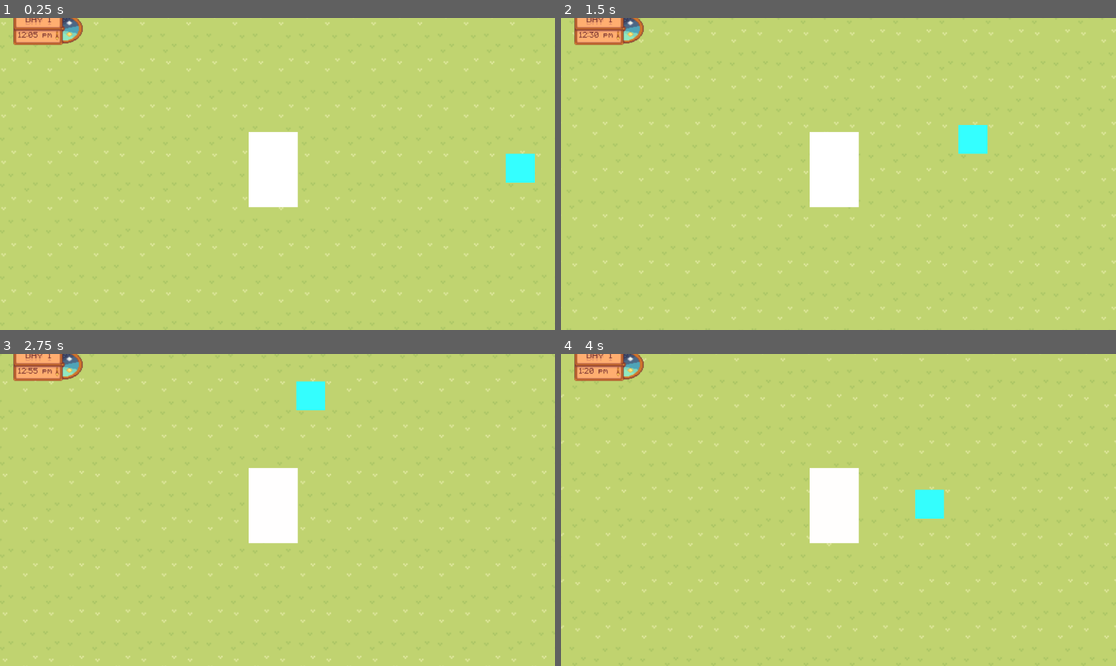
Above: before the commit, frames 1-4 (two rows, left to right).
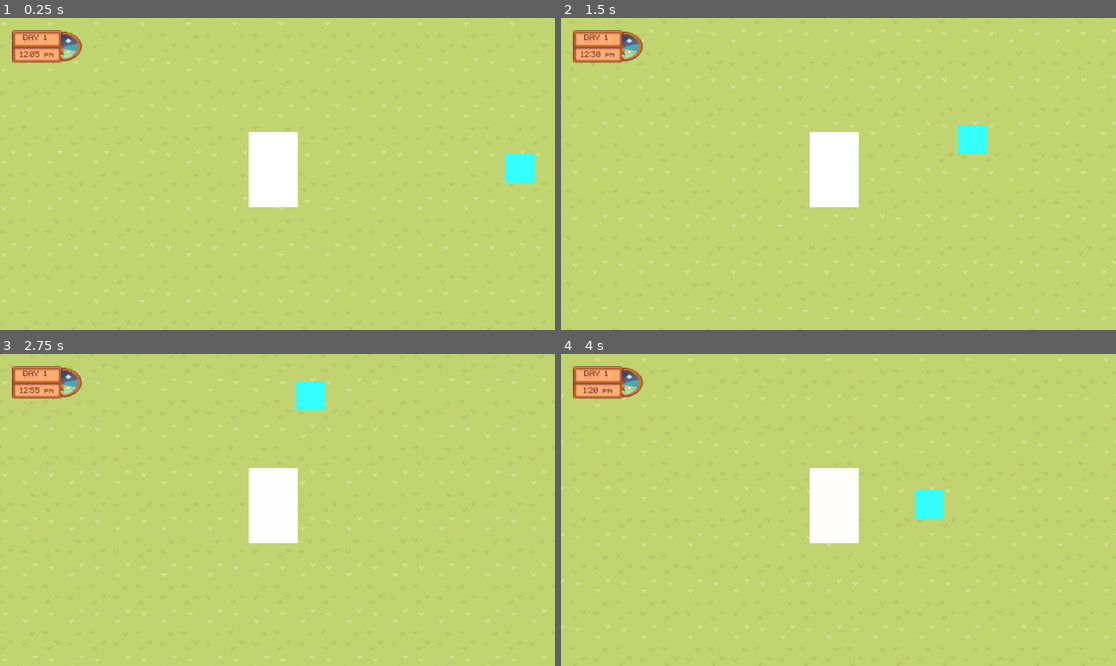
Above: after the commit, the same moments.

Repository: Johncakes/Project-J-J
Game: Godot game, scene res://Scenes/Main.tscn
Same seed, same stepped clock (60 frames per second), same inputs: the game is played once before the commit and once after it.
Inputs:
- Up to frame 1 (0.25 s): no input
- Up to frame 2 (1.5 s): hold Right (ui_right) 0.53-1.28 s; hold Down (ui_down) from 1.28 s (still down)
- Up to frame 3 (2.75 s): release Down (ui_down) at 2.03 s; hold Right (ui_right) from 2.03 s (still down)
- Up to frame 4 (4 s): release Right (ui_right) at 2.78 s; hold Up (ui_up) 2.78-3.53 s; hold Left (ui_left) from 3.53 s (still down)

The runs differ from the first frame. In frame 1, 1.6% of the frame differs, in the area x 2-15%, y 0-15%; in frame 2, 1.6%; in frame 3, 1.6%; in frame 4, 1.6%.

Commit message:
ui udate

Diff:
--- a/Scenes/Main.tscn
+++ b/Scenes/Main.tscn
@@ -73,15 +73,10 @@
 visible = false
 
 [node name="DayNightCycleUI" parent="CanvasLayer" instance=ExtResource("11_1p5hy")]
-anchors_preset = 0
-anchor_right = 0.0
-anchor_bottom = 0.0
 offset_left = 0.0
 offset_top = 0.0
 offset_right = 0.0
 offset_bottom = 0.0
-grow_horizontal = 1
-grow_vertical = 1
 scale = Vector2(1.105, 1)
 
 [connection signal="body_entered" from="SceneTransition" to="SceneTransition" method="_on_body_entered"]
--- a/UI/day_night_cycle_ui.tscn
+++ b/UI/day_night_cycle_ui.tscn
@@ -15,30 +15,30 @@
 anchors_preset = 15
 anchor_right = 1.0
 anchor_bottom = 1.0
-offset_left = -173.0
-offset_top = 44.0
-offset_right = -941.0
-offset_bottom = 41.08
+offset_left = -161.0
+offset_top = 59.0
+offset_right = -929.0
+offset_bottom = 56.08
 grow_horizontal = 2
 grow_vertical = 2
 script = ExtResource("1_ckb0w")
 
 [node name="TextureRect" type="TextureRect" parent="."]
 layout_mode = 0
-offset_left = 25.0
-offset_top = -13.0
-offset_right = 150.0
-offset_bottom = 57.0
+offset_left = 23.0
+offset_top = 24.0
+offset_right = 148.0
+offset_bottom = 94.0
 scale = Vector2(1.0566, 1.00466)
 texture = ExtResource("2_j6rrn")
 
 [node name="CenterContainerTime" type="CenterContainer" parent="TextureRect"]
 material = SubResource("ShaderMaterial_501xh")
 layout_mode = 0
-offset_left = 9.46436
-offset_top = 29.8607
-offset_right = 76.4644
-offset_bottom = 69.8607
+offset_left = 14.1965
+offset_top = 34.8375
+offset_right = 96.1965
+offset_bottom = 74.8375
 scale = Vector2(0.741804, 0.834368)
 
 [node name="TimeLabelBackground" type="Label" parent="TextureRect/CenterContainerTime"]
@@ -55,56 +55,57 @@
 anchor_top = -0.0287564
 anchor_right = 0.182927
 anchor_bottom = -0.0287564
-offset_top = 0.389587
+offset_top = -1.99631
 offset_right = 67.0
-offset_bottom = 23.3896
+offset_bottom = 21.0037
 theme_override_colors/font_color = Color(0.490196, 0.219608, 0.2, 1)
 theme_override_fonts/font = ExtResource("3_j6rrn")
 text = "12:00 AM"
 
 [node name="CenterContainerDay" type="CenterContainer" parent="TextureRect"]
 layout_mode = 0
-offset_left = 8.51793
-offset_top = 2.98608
+offset_left = 8.51792
+offset_top = 4.97679
 offset_right = 94.5179
-offset_bottom = 42.9861
-scale = Vector2(0.866599, 0.856117)
+offset_bottom = 44.9768
+scale = Vector2(0.8, 0.79)
 
 [node name="DayLabelBackground" type="Label" parent="TextureRect/CenterContainerDay"]
 unique_name_in_owner = true
 layout_mode = 2
 theme_override_colors/font_color = Color(0.898039, 0.576471, 0.419608, 1)
 theme_override_fonts/font = ExtResource("3_j6rrn")
-text = "April 13"
+text = "April 1"
 uppercase = true
 
 [node name="DayLable" type="Label" parent="TextureRect/CenterContainerDay/DayLabelBackground"]
 unique_name_in_owner = true
 layout_mode = 1
 anchors_preset = -1
-anchor_top = -0.0735284
-anchor_bottom = -0.386031
+anchor_left = -0.0331198
+anchor_top = -0.131055
+anchor_right = -0.0331198
+anchor_bottom = -0.443558
 offset_top = 0.176455
 offset_right = 86.0
 offset_bottom = 23.1765
 theme_override_colors/font_color = Color(0.490196, 0.219608, 0.2, 1)
 theme_override_fonts/font = ExtResource("3_j6rrn")
-text = "April 13"
+text = "April 1"
 uppercase = true
-metadata/_edit_use_anchors_ = true
 
 [node name="Arrow" type="TextureRect" parent="TextureRect"]
 unique_name_in_owner = true
 layout_mode = 1
 anchors_preset = -1
-anchor_left = 0.0546875
-anchor_top = 0.015502
-anchor_right = 0.0546875
-anchor_bottom = 0.015502
+anchor_left = 0.145545
+anchor_top = -0.0413756
+anchor_right = 0.145545
+anchor_bottom = -0.0413756
 offset_left = 76.4504
 offset_top = 36.7385
 offset_right = 104.45
 offset_bottom = 45.7385
-rotation = -1.58506
+rotation = -4.71967
+scale = Vector2(1.19268, 1.27509)
 texture = ExtResource("3_wfpyo")
-metadata/_edit_use_anchors_ = true
Binary file added: Assets/dorm/Screenshot_2025-05-07_at_3.54.53_PM-removebg-preview.png
Not shown, added: Assets/dorm/Screenshot_2025-05-07_at_3.54.53_PM-removebg-preview.png.import
Binary file added: Assets/dorm/image.png
Not shown, added: Assets/dorm/image.png.import
Binary file added: Assets/dorm/imageddd.png
Not shown, added: Assets/dorm/imageddd.png.import
Binary file added: Assets/dorm/imageeee.png
Not shown, added: Assets/dorm/imageeee.png.import
